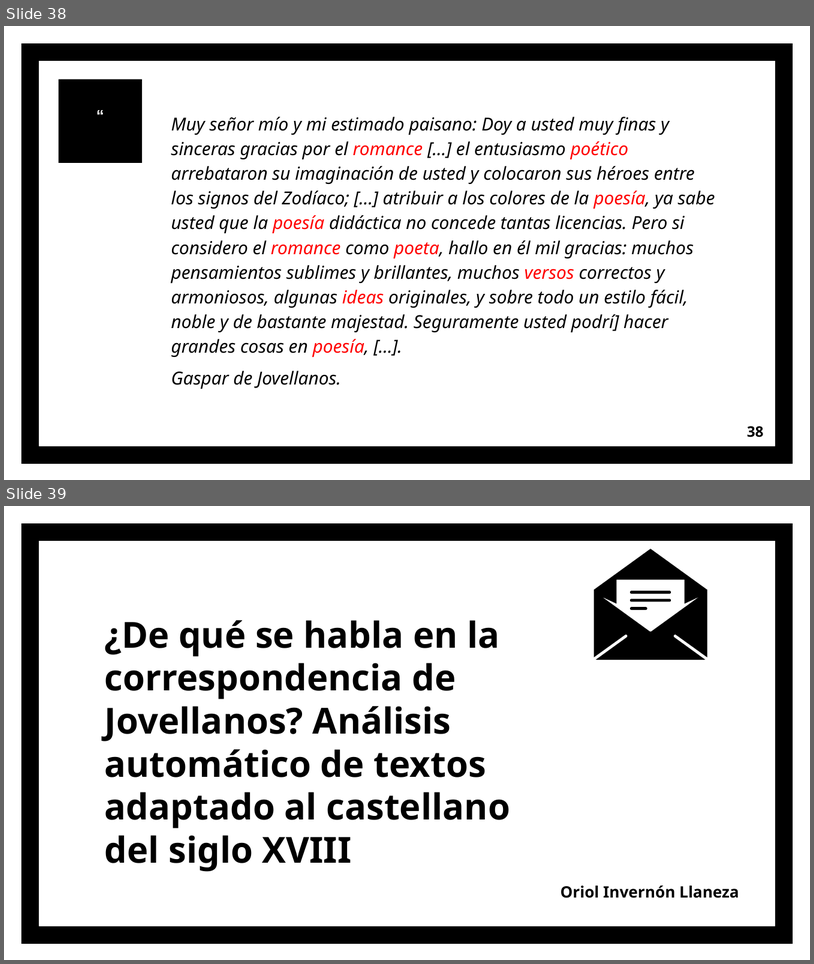
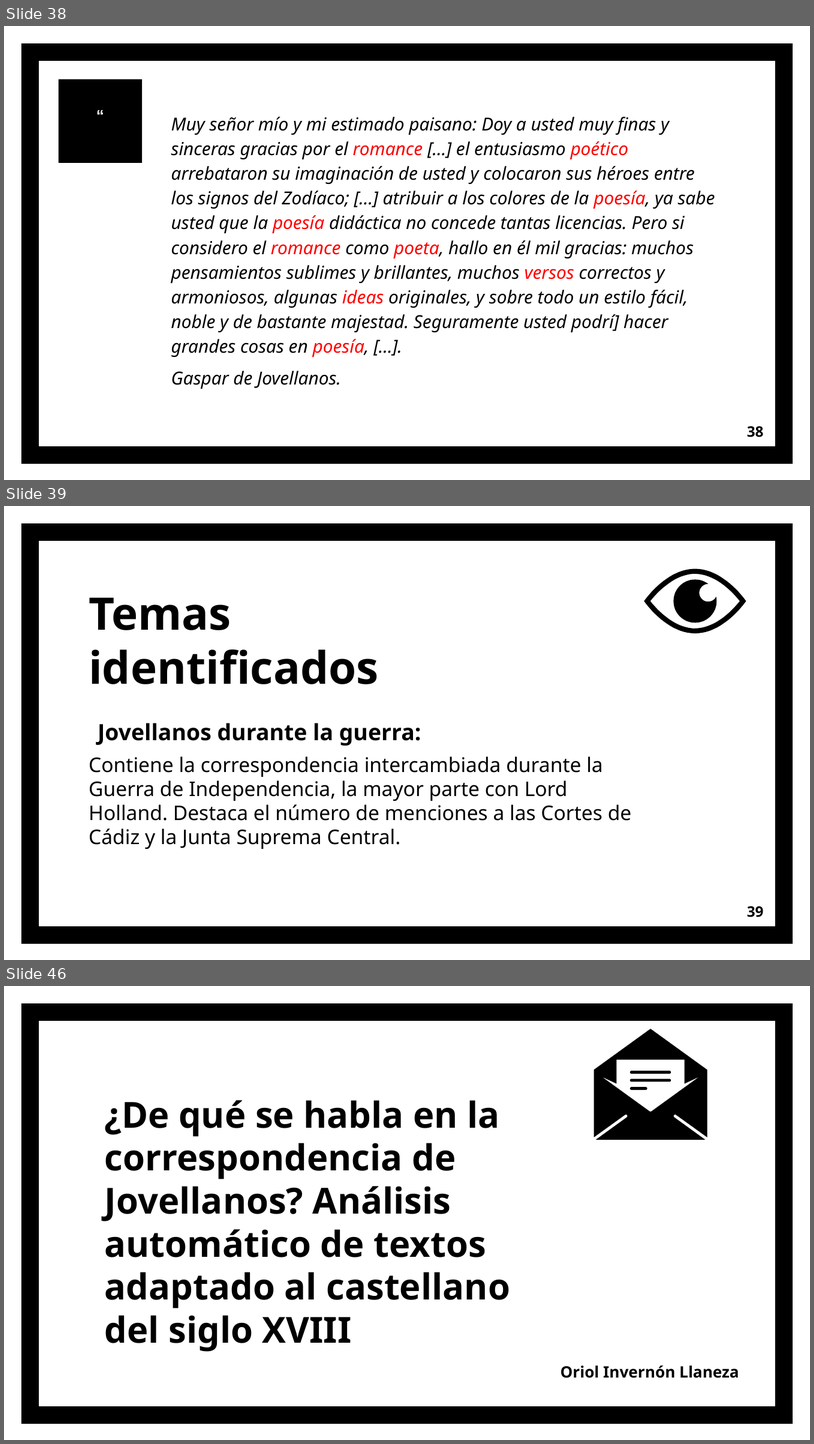
Before and after one commit to OriolInvernonLlaneza/Practicas-TFG, a slide deck: ppt/Jovellanos.pptx. Shown one above the other, each under a label of ours: slides 38 and 39 before the commit, slides 38, 39 and 46 after it; the slides between them are not shown. The pictures are 814x964 and 814x1444 pixels, drawn with LibreOffice and Linux fonts; fonts in the diff are those of the drawing. Boxes give left, top, right and bottom in pixels: in the first picture for what was removed or moved away, otherwise in the second. Text is boxed around its words. In the diff, an @@ line names an element or a change of style, - is before the commit and + after.

```diff
--- a/ppt/Jovellanos.pptx
+++ b/ppt/Jovellanos.pptx
@@ slide 39 added at bbox=[4, 506, 810, 960], background #FFFFFF; not listed: 1 template element that a slide beside it also shows @@
@@ freeform shape added at bbox=[644, 569, 747, 633], fill #000000 @@
@@ freeform shape added at bbox=[674, 579, 717, 622], fill #000000 @@
@@ title added at bbox=[89, 597, 379, 684], 40 pt, text #000000, bold @@
+Temas identificados
@@ text added at bbox=[89, 723, 632, 849], 18 pt, text #000000 @@
+Jovellanos durante la guerra:
+Contiene la correspondencia intercambiada durante la Guerra de Independencia, la mayor parte con Lord Holland. Destaca el número de menciones a las Cortes de Cádiz y la Junta Suprema Central.
@@ page number added at bbox=[747, 906, 764, 917], 13 pt, text #000000, bold @@
+39
@@ what was slide 39 is now slide 46 @@
```
Also in this commit, not shown: 4 slides changed, 6 other slides added, 2 other files.
